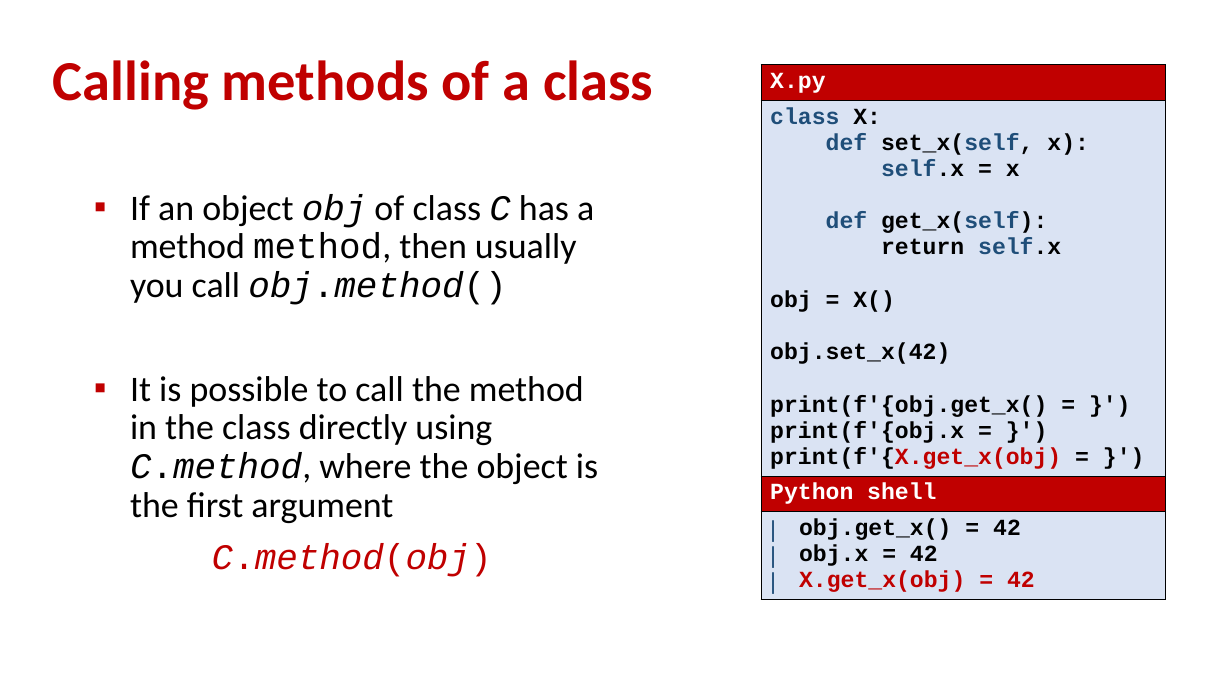
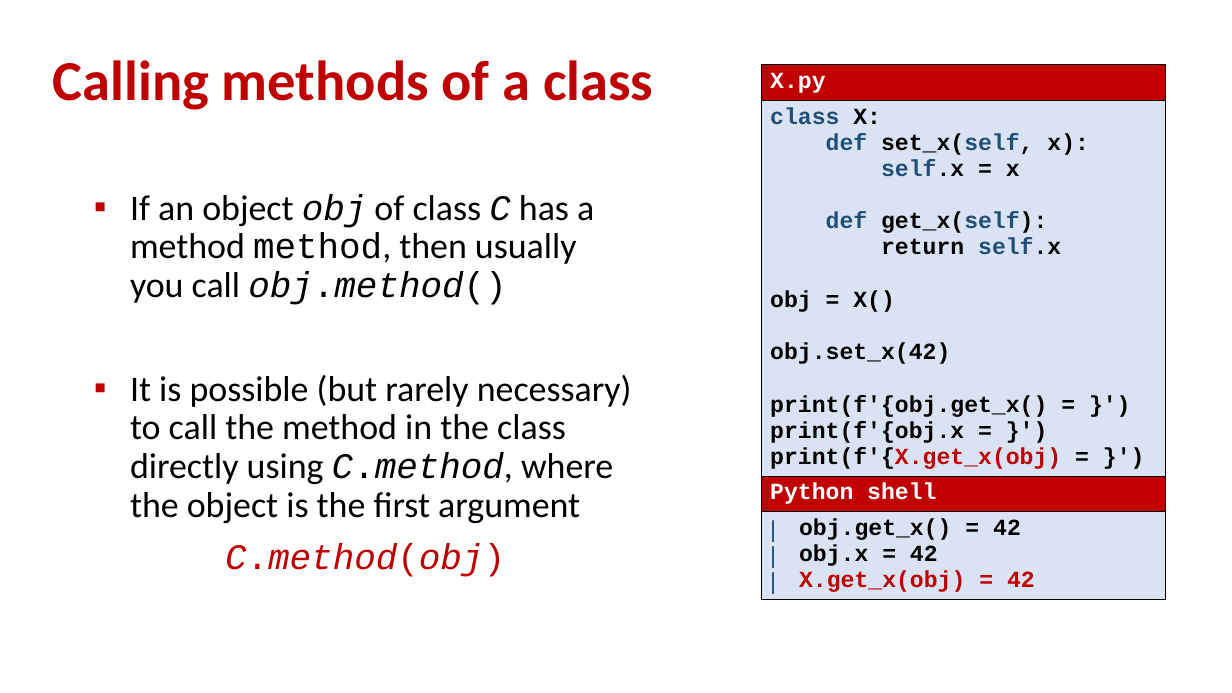
Before and after one commit to gsbrodal/gsbrodal.github.io, a slide deck: slide 2 of ipsa/slides/hierarchies.pptx. Drawn at 1232x693 pixels with LibreOffice and Linux fonts; fonts in the diff are those of the drawing. Boxes give left, top, right and bottom in pixels: in the first picture for what was removed or moved away, otherwise in the second. Text is boxed around its words. In the diff, an @@ line names an element or a change of style, - is before the commit and + after.

```diff
--- a/ipsa/slides/hierarchies.pptx
+++ b/ipsa/slides/hierarchies.pptx
@@ text at (x1=130, y1=375, x2=632, y2=523): text changed @@
-▪ It is possible to call the method in the class directly using C.method, where the object is the first argument
+▪ It is possible (but rarely necessary) to call the method in the class directly using C.method, where the object is the first argument
```
Also in this commit, not shown: 11 other slides changed, 3 other files.
